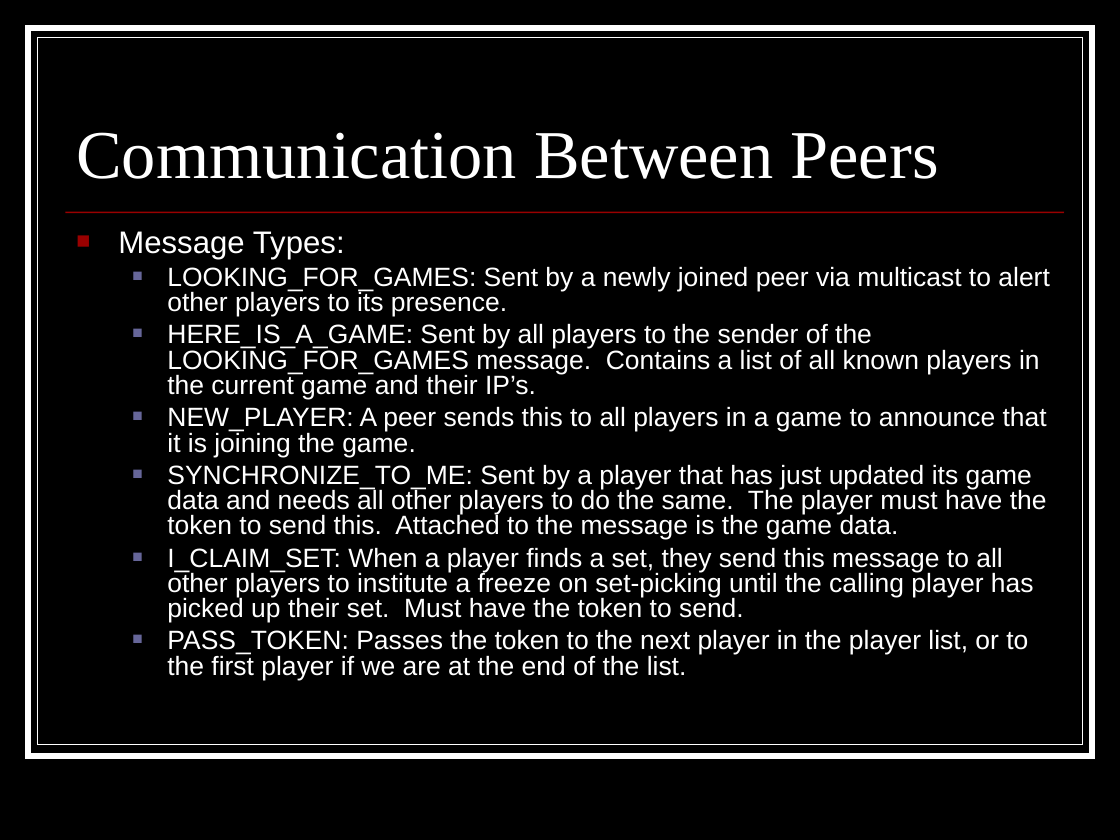
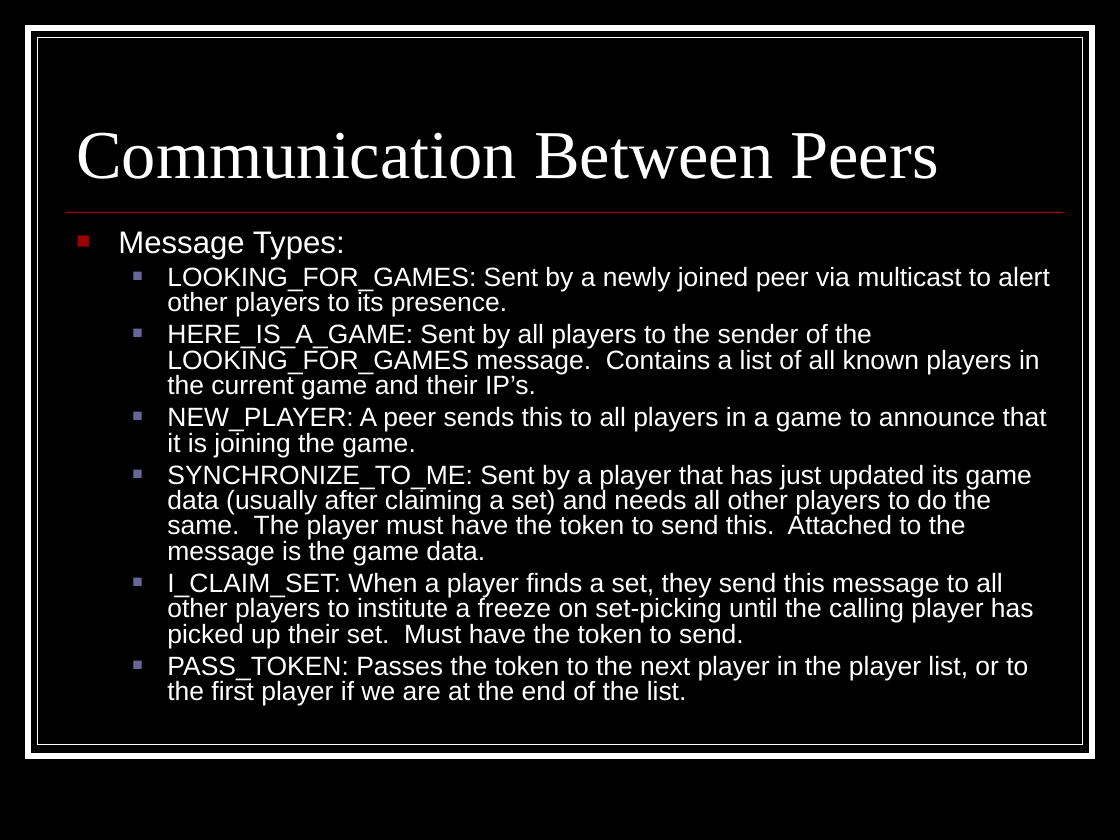
Before and after one commit to appleguru/p2pset, a slide deck: slide 8 of Other Documents/Final Presentation.ppt (slide 7 before the commit). Drawn at 1120x840 pixels with LibreOffice and Linux fonts; fonts in the diff are those of the drawing. Boxes give left, top, right and bottom in pixels: in the first picture for what was removed or moved away, otherwise in the second. Text is boxed around its words. In the diff, an @@ line names an element or a change of style, - is before the commit and + after.

```diff
--- a/Other Documents/Final Presentation.ppt
+++ b/Other Documents/Final Presentation.ppt
@@ text at (167, 464, 1032, 565): text changed @@
-  ■ SYNCHRONIZE_TO_ME: Sent by a player that has just updated its game data and needs all other players to do the same. The player must have the token to send this. Attached to the message is the game data.
+  ■ SYNCHRONIZE_TO_ME: Sent by a player that has just updated its game data (usually after claiming a set) and needs all other players to do the same. The player must have the token to send this. Attached to the message is the game data.
```
Also in this commit, not shown: 1 other slide changed, 2 slides added.
